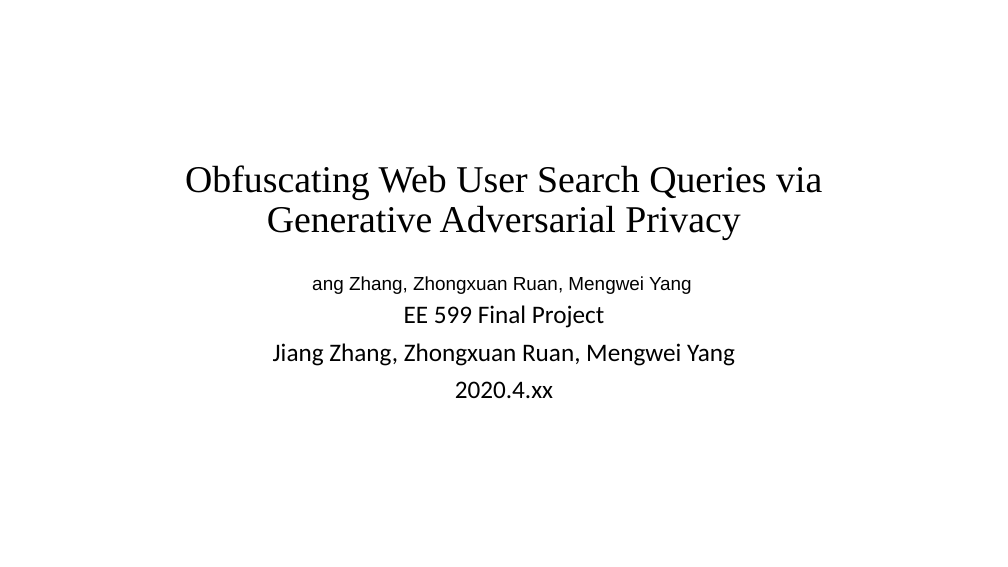
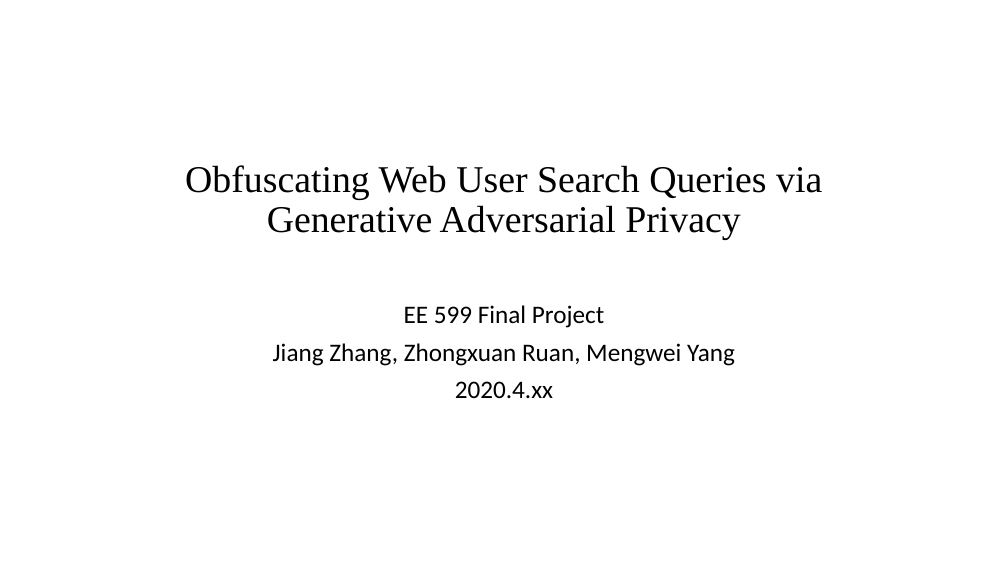
Before and after one commit to bitzj2015/EE599-Final-Project, a slide deck: slide 1 of doc/599-final-project.pptx. Drawn at 1008x567 pixels with LibreOffice and Linux fonts; fonts in the diff are those of the drawing. Boxes give left, top, right and bottom in pixels: in the first picture for what was removed or moved away, otherwise in the second. Text is boxed around its words. In the diff, an @@ line names an element or a change of style, - is before the commit and + after.

```diff
--- a/doc/599-final-project.pptx
+++ b/doc/599-final-project.pptx
@@ text removed at (312, 276, 692, 294) @@
-ang Zhang, Zhongxuan Ruan, Mengwei Yang
```
Also in this commit, not shown: 3 slides added, 3 slides removed, 8 other files.
